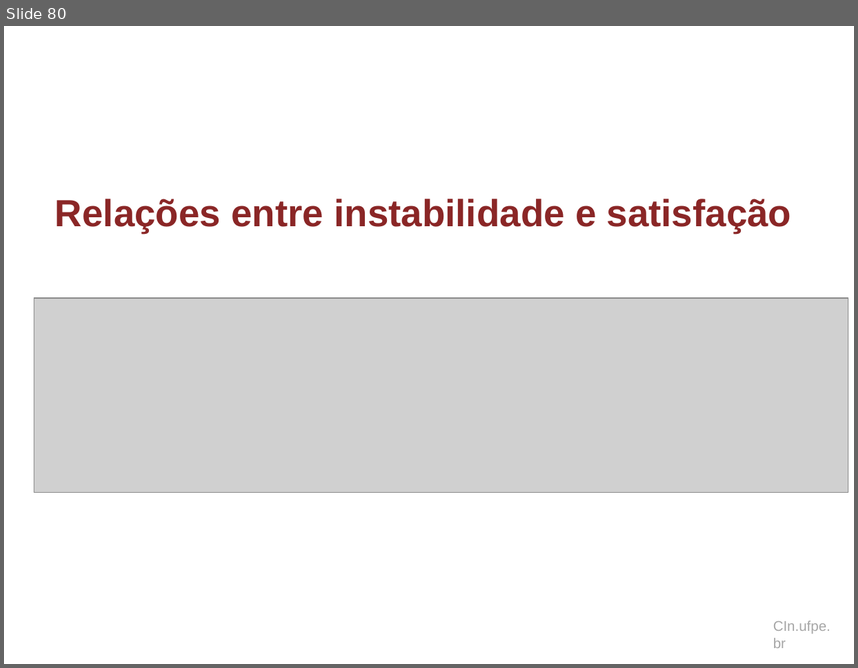
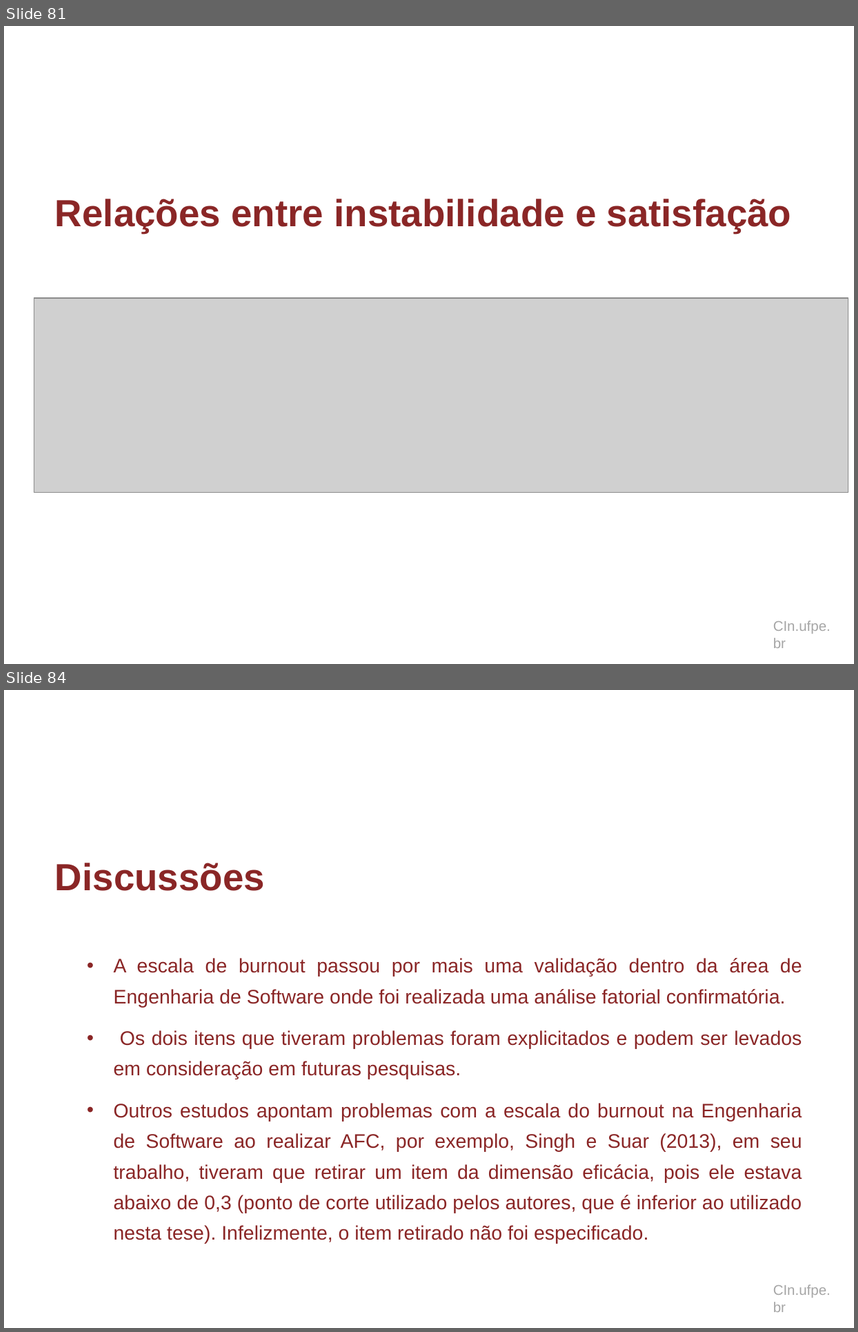
Before and after one commit to dan1lo/doutoradoR, a slide deck: apresentacao doutorado.pptx. Shown one above the other, each under a label of ours: slide 80 before the commit, slides 81 and 84 after it; the slides between them are not shown. The pictures are 858x668 and 858x1332 pixels, drawn with LibreOffice and Linux fonts; fonts in the diff are those of the drawing; grey boxes stand for pictures; background and template pictures are left out. Boxes give left, top, right and bottom in pixels: in the first picture for what was removed or moved away, otherwise in the second. Text is boxed around its words. In the diff, an @@ line names an element or a change of style, - is before the commit and + after.

```diff
--- a/apresentacao doutorado.pptx
+++ b/apresentacao doutorado.pptx
@@ slide 84 added at (x1=4, y1=690, x2=854, y2=1328), background #FFFFFF; not listed: 1 template element that a slide beside it also shows @@
@@ title added at (x1=55, y1=862, x2=265, y2=891), 32 pt, text #8A2626, bold @@
+Discussões
@@ text added at (x1=114, y1=958, x2=802, y2=1243), 16.6 pt, text #8A2626 @@
+• A escala de burnout passou por mais uma validação dentro da área de Engenharia de Software onde foi realizada uma análise fatorial confirmatória.
+• Os dois itens que tiveram problemas foram explicitados e podem ser levados em consideração em futuras pesquisas.
+• Outros estudos apontam problemas com a escala do burnout na Engenharia de Software ao realizar AFC, por exemplo, Singh e Suar (2013), em seu trabalho, tiveram que retirar um item da dimensão eficácia, pois ele estava abaixo de 0,3 (ponto de corte utilizado pelos autores, que é inferior ao utilizado nesta tese). Infelizmente, o item retirado não foi especificado.
@@ what was slide 80 is now slide 81 @@
```
Also in this commit, not shown: 10 slides changed, 6 other slides added.
